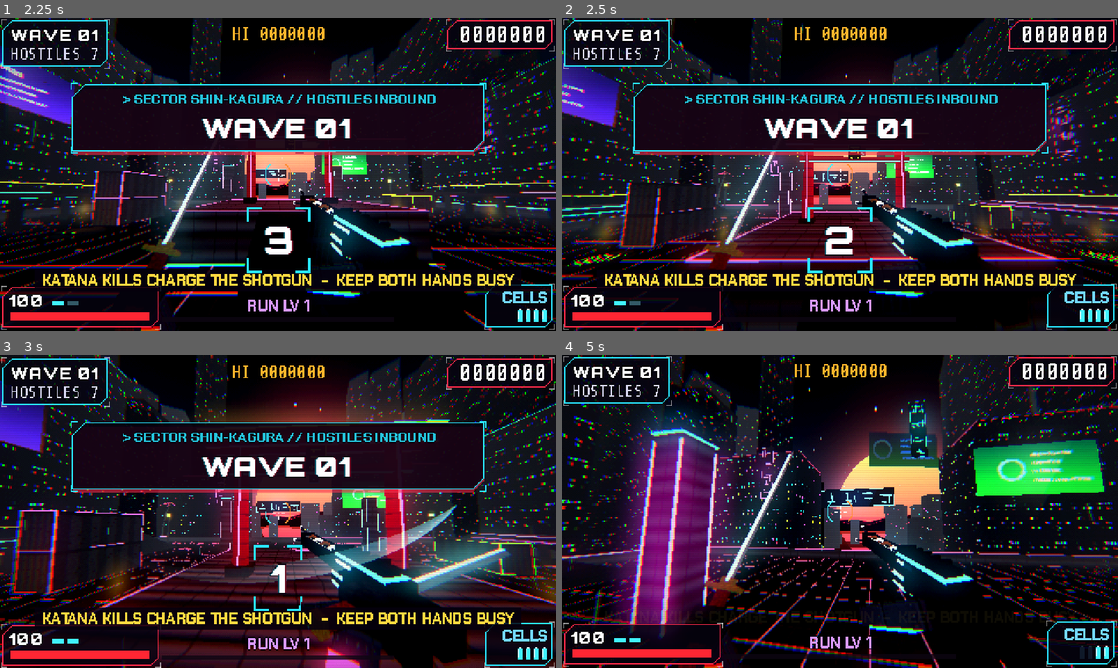
Above: before the commit, frames 1-4 (two rows, left to right).
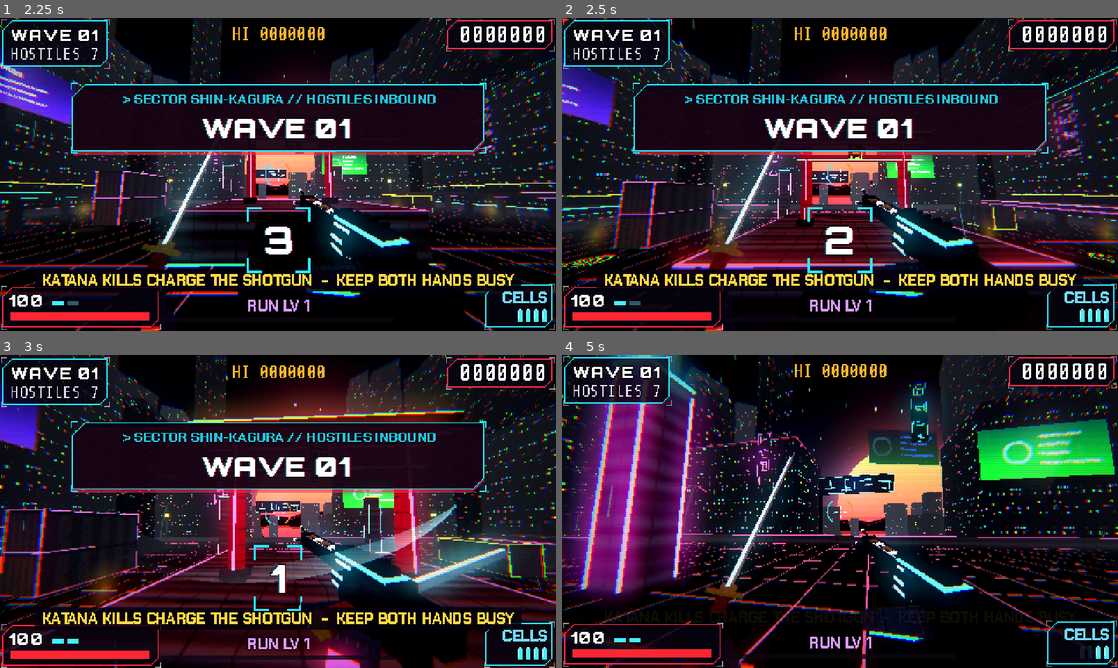
Above: after the commit, the same moments.

Repository: ggbillyjoe3526/katanashotgun
Game: Godot game, scene res://scenes/main.tscn
Two runs of this game, one before a commit and one after it. Both use one fixed random seed, a clock stepped at 60 frames per second and the inputs below. Sound files missing from this copy of the repository are replaced by a short silence.
Inputs (mouse positions are in pixels of both pictures, inside the frame that each line leads up to):
- Up to frame 1 (2.25 s): tap Enter (ui_accept) at 0.5 s; drag from (66, 312) to (333, 105) at 0.52 s; move the mouse to (250, 174) at 1.27 s; hold W (move_forward) from 1.28 s (still down); tap Shift (dash) at 1.35 s; tap Space (jump) at 1.52, 1.55, 1.82 s; move the mouse to (289, 168) at 2.02 s; tap F (finisher) at 2.1 s
- Up to frame 2 (2.5 s): keep holding W (move_forward); tap Space (jump) at 2.3 s
- Up to frame 3 (3 s): keep holding W (move_forward); move the mouse to (272, 517) at 2.77 s; click (272, 517) at 2.85 s
- Up to frame 4 (5 s): keep holding W (move_forward); tap Space (jump) at 3.02, 3.05, 3.32, 3.77, 3.8, 4.07, 4.52, 4.55, 4.82 s; move the mouse to (878, 514) at 3.52 s; hold Right mouse button (shotgun) 3.53-4.28 s; move the mouse to (795, 508) at 4.27 s; tap Alt at 4.35 s

Frame 1 is identical in both runs. In frame 2, 16% of the frame differs, in the area x 0-100%, y 0-100%; in frame 3, 20%; in frame 4, 46%.

Commit message:
Double jump pushes a little toward the keys held
3 m/s toward the movement keys, capped at 1.35x walk speed; no keys held
means no push, so it never carries the player off a ledge. Movement test
checks both cases.

Co-Authored-By: Claude Opus 5.5 (1M context) <noreply@anthropic.com>
Claude-Session: https://claude.ai/code/session_017kWBz6VUv4MgardFeRWaSb

Diff:
--- a/scripts/debug_movement.gd
+++ b/scripts/debug_movement.gd
@@ -16,6 +16,7 @@
 var _climbed := false
 var _plunge_seen := false
 var _max_y := -INF
+var _max_h := 0.0 # top horizontal speed seen in the check
 var _enemy: Enemy
 var _fails := 0
 var _executions0 := 0
@@ -42,6 +43,7 @@
 		{"name": "double jump plus climb onto a 5.6 m tower", "blocks": [[5.6, 1.2]], "keys": ["jump", "double"], "want_climb": true, "want_top": 5.6},
 		{"name": "a 7 m wall can never be climbed", "blocks": [[7.0, 1.2]], "keys": ["jump", "double"], "want_climb": false, "want_top": 0.0},
 		{"name": "double jump height on open floor", "blocks": [], "keys": ["jump", "double"], "want_climb": false, "want_top": 0.0, "measure": true, "forward": false},
+		{"name": "double jump pushes a little toward the keys held", "blocks": [], "keys": ["jump", "double"], "push": true},
 		{"name": "no plunge from a jump on the same level", "blocks": [], "keys": ["jump", "double"], "enemy": Vector3(0, 0, -2.0), "want_plunge": false, "forward": false, "pitch": -0.9},
 		{"name": "no plunge onto a brute that isn't staggered", "blocks": [[4.0, 0.0, 6.0]], "start_y": 4.0, "keys": [], "enemy": Vector3(0, 0, -3.5), "kind": "brute", "want_plunge": false, "pitch": -0.9},
 		{"name": "plunge onto a grunt at the foot of the wall lands clear of it", "blocks": [[4.0, 0.0, 6.0]], "start_y": 4.0, "keys": [], "enemy": Vector3(0, 0, -1.5), "want_plunge": true, "want_top": 0.0, "max_z": -1.4, "pitch": -1.3},
@@ -92,6 +94,7 @@
 	_double_sent = false
 	_finisher_sent = false
 	_max_y = -INF
+	_max_h = 0.0
 	for n in _course.get_children().slice(1):
 		n.queue_free()
 	if is_instance_valid(_enemy):
@@ -159,6 +162,7 @@
 	if p.climb_t >= 0.0:
 		_climbed = true
 	_max_y = maxf(_max_y, p.global_position.y)
+	_max_h = maxf(_max_h, Vector2(p.velocity.x, p.velocity.z).length())
 	if OS.get_cmdline_user_args().has("--movetrace"):
 		print("[trace] %d f=%d y=%.2f vy=%.2f floor=%s jl=%d climb=%.2f ready=%s plunge=%s gk=%s" % [_i, _f, p.global_position.y, p.velocity.y, p.is_on_floor(), p.jumps_left, p.climb_t, p.gk_ready != null, p.gk_ready_plunge, p.gk_target != null])
 	if p.gk_ready_plunge:
@@ -188,6 +192,13 @@
 		errs.append("ended at y=%.2f, wanted %.2f" % [y, c.want_top])
 	if c.has("max_z") and p.global_position.z - ORIGIN.z > float(c.max_z):
 		errs.append("ended inside the ledge (z=%.2f)" % (p.global_position.z - ORIGIN.z))
+	if c.get("measure", false) and _max_h > 0.5:
+		errs.append("drifted %.2f m/s with no keys held" % _max_h)
+	if c.get("push", false):
+		var lo := Player.WALK_SPEED + 1.0
+		var hi := Player.WALK_SPEED * Player.DOUBLE_JUMP_PUSH_CAP + 0.05
+		if _max_h < lo or _max_h > hi:
+			errs.append("top speed %.2f m/s, wanted %.1f to %.1f" % [_max_h, lo, hi])
 	if c.get("measure", false):
 		var want := (Player.JUMP_VEL * Player.JUMP_VEL + Player.DOUBLE_JUMP_VEL * Player.DOUBLE_JUMP_VEL) / (2.0 * Player.GRAVITY)
 		if absf(_max_y - want) > 0.25:
@@ -198,7 +209,7 @@
 		if c.want_plunge and not (_enemy_gone() and Game.executions == _executions0 + 1):
 			errs.append("plunge did not kill (executions +%d)" % (Game.executions - _executions0))
 	if errs.is_empty():
-		print("[movetest] ok    %s (y=%.2f, peak %.2f)" % [c.name, y, _max_y])
+		print("[movetest] ok    %s (y=%.2f, peak %.2f, top speed %.1f)" % [c.name, y, _max_y, _max_h])
 	else:
 		_fails += 1
 		print("[movetest] FAIL  %s: %s" % [c.name, ", ".join(errs)])
--- a/scripts/player.gd
+++ b/scripts/player.gd
@@ -20,6 +20,10 @@
 const GRAVITY := 26.0
 const JUMP_VEL := 9.4
 const DOUBLE_JUMP_VEL := 10.6
+# the double jump also pushes toward the keys held (none held: straight up),
+# up to a little over walk speed; air drag eases it back within about 0.4 s
+const DOUBLE_JUMP_PUSH := 3.0
+const DOUBLE_JUMP_PUSH_CAP := 1.35 # times walk speed
 const DASH_SPEED := 21.0
 const DASH_TIME := 0.2
 const BASE_FOV := 88.0 # the default; the live value is Settings.fov
@@ -327,6 +331,13 @@
 		elif jumps_left > 0:
 			jumps_left -= 1
 			velocity.y = DOUBLE_JUMP_VEL
+			if wish.length() > 0.1:
+				var hv := Vector3(velocity.x, 0, velocity.z)
+				var cap := maxf(hv.length(), WALK_SPEED * DOUBLE_JUMP_PUSH_CAP)
+				hv = (hv + wish.normalized() * DOUBLE_JUMP_PUSH).limit_length(cap)
+				velocity.x = hv.x
+				velocity.z = hv.z
+				fov_kick = maxf(fov_kick, 4.0)
 			Sfx.play("jump", -6.0, 1.3)
 			Game.gore.sparks(global_position, Vector3.DOWN, 6, Color(0.5, 1.6, 2.0))
 
Not shown, changed: changelog.d/vertical-movement.md
Not shown, changed: spec.md
